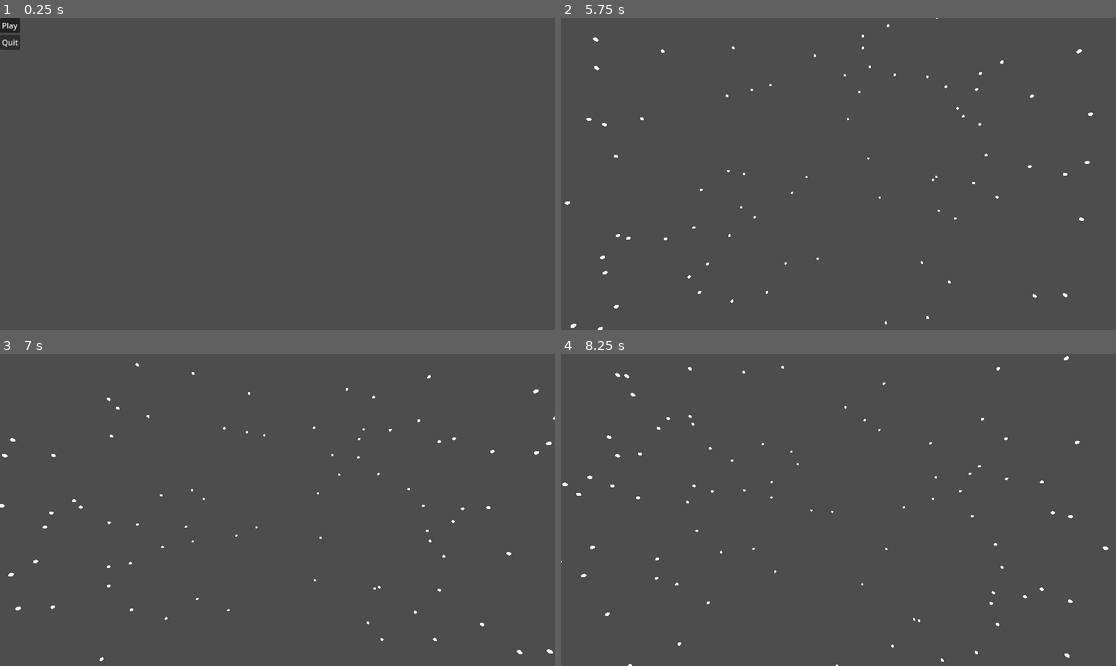
Above: before the commit, frames 1-4 (two rows, left to right).
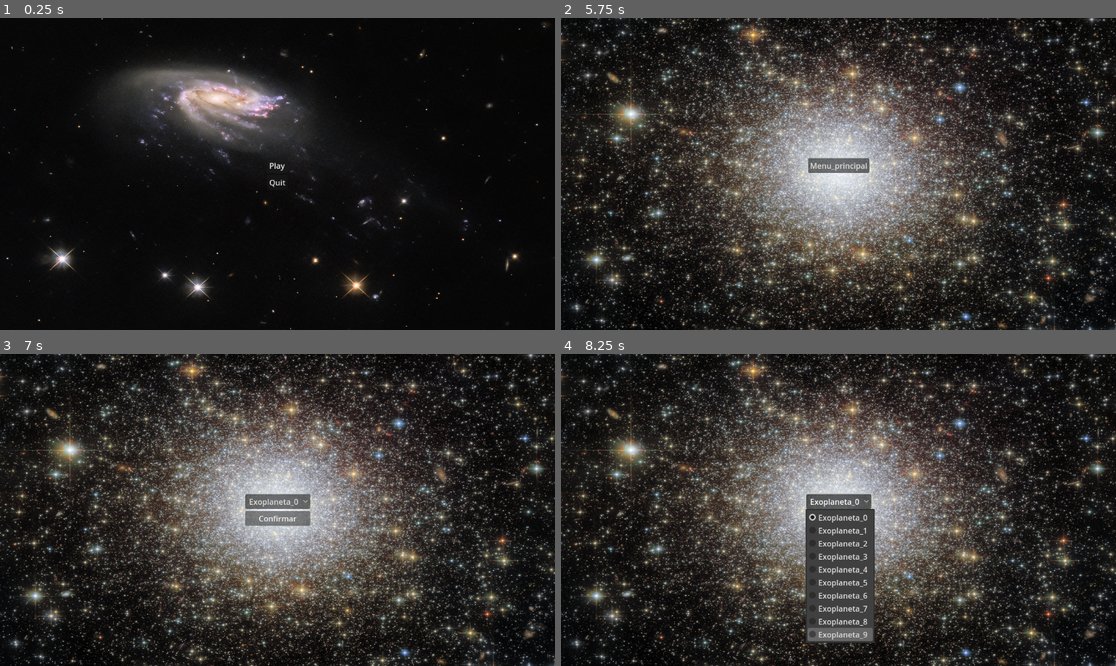
Above: after the commit, the same moments.

Repository: sergio2312/Exosky
Game: Godot game, scene res://Scenes/Menu.tscn
Two runs of this game, one before a commit and one after it. Both use one fixed random seed, a clock stepped at 60 frames per second and the inputs below.
Inputs (mouse positions are in pixels of both pictures, inside the frame that each line leads up to):
- Up to frame 1 (0.25 s): no input
- Up to frame 2 (5.75 s): click "Play" at 0.5 s; click "Confirmar" at 1.25 s; tap Enter at 2, 3.5, 5 s; move the mouse to (866, 174) at 2.02 s; hold Up (ui_up) from 2.03 s (still down); tap Space at 2.75, 4.25 s; move the mouse to (810, 174) at 2.77 s; move the mouse to (849, 167) at 3.52 s; move the mouse to (832, 180) at 4.27 s; move the mouse to (877, 177) at 5.02 s; tap Escape (ui_cancel) at 5.65 s
- Up to frame 3 (7 s): release Up (ui_up) at 5.75 s; click (277, 500) at 5.75 s, where only the run after the commit has a clickable "Menu_principal"; click (277, 500) at 6.5 s, where only the run after the commit has a clickable "Play"
- Up to frame 4 (8.25 s): click (838, 500) at 7.25 s, where only the run after the commit has a clickable "Exoplaneta_0"; tap Space at 8 s; move the mouse to (794, 506) at 8.02 s; hold Up (ui_up) from 8.03 s (still down)

The runs differ from the first frame. In frame 1, 97% of the frame differs, in the area x 0-100%, y 0-100%; in frame 2, 88%; in frame 3, 88%; in frame 4, 84%.

Commit message:
Music_and_backgroud

Diff:
--- a/Exosky/Scenes/Game3D.tscn
+++ b/Exosky/Scenes/Game3D.tscn
@@ -1,9 +1,11 @@
-[gd_scene load_steps=3 format=3 uid="uid://eadhxj3on3qx"]
+[gd_scene load_steps=4 format=3 uid="uid://eadhxj3on3qx"]
 
 [ext_resource type="Script" path="res://Scripts/StarManager.gd" id="1_16vrx"]
+[ext_resource type="Script" path="res://Scenes/exit_control.gd" id="1_yudjg"]
 [ext_resource type="PackedScene" uid="uid://bdudl3vickyag" path="res://Nodes/player.tscn" id="2_sbabl"]
 
 [node name="Game" type="Node3D"]
+script = ExtResource("1_yudjg")
 
 [node name="StarManager" type="Node" parent="."]
 script = ExtResource("1_16vrx")
--- a/Exosky/Scenes/Menu.tscn
+++ b/Exosky/Scenes/Menu.tscn
@@ -1,18 +1,40 @@
-[gd_scene load_steps=2 format=3 uid="uid://b65j7h3i7wv6w"]
+[gd_scene load_steps=3 format=3 uid="uid://b65j7h3i7wv6w"]
 
 [ext_resource type="Script" path="res://Scripts/menu.gd" id="1_vw3s4"]
+[ext_resource type="Texture2D" uid="uid://bhlbax46lmef4" path="res://Assets/fondos/53438375414_f278c91a2c_k.jpg" id="2_vhxs2"]
 
 [node name="MainMenu" type="Control"]
 layout_mode = 3
-anchors_preset = 0
-offset_right = 42.0
-offset_bottom = 66.0
+anchors_preset = 15
+anchor_right = 1.0
+anchor_bottom = 1.0
+grow_horizontal = 2
+grow_vertical = 2
 script = ExtResource("1_vw3s4")
 
+[node name="TextureRect" type="TextureRect" parent="."]
+layout_mode = 1
+anchors_preset = 15
+anchor_right = 1.0
+anchor_bottom = 1.0
+grow_horizontal = 2
+grow_vertical = 2
+texture = ExtResource("2_vhxs2")
+expand_mode = 2
+
 [node name="MarginContainer" type="MarginContainer" parent="."]
-layout_mode = 2
-offset_right = 42.0
-offset_bottom = 66.0
+layout_mode = 1
+anchors_preset = 8
+anchor_left = 0.5
+anchor_top = 0.5
+anchor_right = 0.5
+anchor_bottom = 0.5
+offset_left = -21.0
+offset_top = -33.0
+offset_right = 21.0
+offset_bottom = 33.0
+grow_horizontal = 2
+grow_vertical = 2
 
 [node name="VBoxContainer" type="VBoxContainer" parent="MarginContainer"]
 layout_mode = 2
--- a/Exosky/Scenes/Menu_select_exoplanet.tscn
+++ b/Exosky/Scenes/Menu_select_exoplanet.tscn
@@ -1,19 +1,41 @@
-[gd_scene load_steps=3 format=3 uid="uid://ppb0m7n77oh0"]
+[gd_scene load_steps=4 format=3 uid="uid://ppb0m7n77oh0"]
 
 [ext_resource type="Script" path="res://Scripts/selection_menu.gd" id="1_f1627"]
+[ext_resource type="Texture2D" uid="uid://idaq2ujrsrc3" path="res://Assets/fondos/53433167407_4faf9dcc68_k.jpg" id="2_5chl7"]
 [ext_resource type="PackedScene" uid="uid://0okpb5mcyfec" path="res://Nodes/option_button.tscn" id="2_bll4y"]
 
 [node name="SelectionMenu" type="Control"]
 layout_mode = 3
-anchors_preset = 0
-offset_right = 42.0
-offset_bottom = 66.0
+anchors_preset = 15
+anchor_right = 1.0
+anchor_bottom = 1.0
+grow_horizontal = 2
+grow_vertical = 2
 script = ExtResource("1_f1627")
 
+[node name="TextureRect" type="TextureRect" parent="."]
+layout_mode = 1
+anchors_preset = 15
+anchor_right = 1.0
+anchor_bottom = 1.0
+grow_horizontal = 2
+grow_vertical = 2
+texture = ExtResource("2_5chl7")
+expand_mode = 2
+
 [node name="MarginContainer" type="MarginContainer" parent="."]
-layout_mode = 2
-offset_right = 42.0
-offset_bottom = 66.0
+layout_mode = 1
+anchors_preset = 8
+anchor_left = 0.5
+anchor_top = 0.5
+anchor_right = 0.5
+anchor_bottom = 0.5
+offset_left = -43.5
+offset_top = -33.0
+offset_right = 43.5
+offset_bottom = 33.0
+grow_horizontal = 2
+grow_vertical = 2
 
 [node name="VBoxContainer" type="VBoxContainer" parent="MarginContainer"]
 layout_mode = 2
--- /dev/null
+++ b/Exosky/Scenes/Music.tscn
@@ -0,0 +1,10 @@
+[gd_scene load_steps=2 format=3 uid="uid://kteaojmqony2"]
+
+[ext_resource type="AudioStream" uid="uid://80r2i724mefu" path="res://Assets/audio/A Beautiful Day.mp3" id="1_unrim"]
+
+[node name="Music" type="Node"]
+
+[node name="AudioStreamPlayer" type="AudioStreamPlayer" parent="."]
+stream = ExtResource("1_unrim")
+volume_db = -10.306
+autoplay = true
--- /dev/null
+++ b/Exosky/Scenes/exit_control.gd
@@ -0,0 +1,13 @@
+extends Node3D
+
+
+# Called when the node enters the scene tree for the first time.
+func _ready() -> void:
+    pass # Replace with function body.
+
+
+# Called every frame. 'delta' is the elapsed time since the previous frame.
+func _process(delta: float) -> void:
+    if Input.is_action_just_pressed("ui_cancel"):
+        Input.set_mouse_mode(Input.MOUSE_MODE_VISIBLE)
+        get_tree().change_scene_to_file("res://Scenes/menu_pause.tscn")
--- /dev/null
+++ b/Exosky/Scenes/menu_pause.gd
@@ -0,0 +1,16 @@
+extends Control
+
+
+# Called when the node enters the scene tree for the first time.
+func _ready() -> void:
+    pass # Replace with function body.
+
+
+# Called every frame. 'delta' is the elapsed time since the previous frame.
+func _process(delta: float) -> void:
+    if Input.is_action_just_pressed("ui_cancel"):
+        print("PULSA ESC")
+
+
+func _on_button_pressed() -> void:
+    get_tree().change_scene_to_file("res://Scenes/Menu.tscn")
--- /dev/null
+++ b/Exosky/Scenes/menu_pause.tscn
@@ -0,0 +1,46 @@
+[gd_scene load_steps=3 format=3 uid="uid://dpdh8ptdtvhyk"]
+
+[ext_resource type="Script" path="res://Scenes/menu_pause.gd" id="1_qr1hl"]
+[ext_resource type="Texture2D" uid="uid://idaq2ujrsrc3" path="res://Assets/fondos/53433167407_4faf9dcc68_k.jpg" id="2_xml5k"]
+
+[node name="Pause_menu" type="Control"]
+layout_mode = 3
+anchors_preset = 15
+anchor_right = 1.0
+anchor_bottom = 1.0
+grow_horizontal = 2
+grow_vertical = 2
+script = ExtResource("1_qr1hl")
+
+[node name="TextureRect" type="TextureRect" parent="."]
+layout_mode = 1
+anchors_preset = 15
+anchor_right = 1.0
+anchor_bottom = 1.0
+grow_horizontal = 2
+grow_vertical = 2
+texture = ExtResource("2_xml5k")
+expand_mode = 2
+
+[node name="MarginContainer" type="MarginContainer" parent="."]
+layout_mode = 1
+anchors_preset = 8
+anchor_left = 0.5
+anchor_top = 0.5
+anchor_right = 0.5
+anchor_bottom = 0.5
+offset_left = -63.5
+offset_top = -33.0
+offset_right = 63.5
+offset_bottom = 33.0
+grow_horizontal = 2
+grow_vertical = 2
+
+[node name="VBoxContainer" type="VBoxContainer" parent="MarginContainer"]
+layout_mode = 2
+
+[node name="Button" type="Button" parent="MarginContainer/VBoxContainer"]
+layout_mode = 2
+text = "Menu_principal"
+
+[connection signal="pressed" from="MarginContainer/VBoxContainer/Button" to="." method="_on_button_pressed"]
--- a/Exosky/Scripts/StarManager.gd
+++ b/Exosky/Scripts/StarManager.gd
@@ -27,3 +27,8 @@
         x.position=currentStar.pos*100
         print(x.position)
         $".".add_child(x)
+
+
+
+func _on_button_pressed() -> void:
+    get_tree().quit()
--- a/Exosky/project.godot
+++ b/Exosky/project.godot
@@ -14,3 +14,7 @@
 run/main_scene="res://Scenes/Menu.tscn"
 config/features=PackedStringArray("4.3", "Forward Plus")
 config/icon="res://icon.svg"
+
+[autoload]
+
+Music="*res://Scenes/Music.tscn"
Not shown, added: Exosky/Assets/audio/A Beautiful Day.mp3.import
Binary file added: Exosky/Assets/fondos/52515250436_4618b5216e_k.jpg
Not shown, added: Exosky/Assets/fondos/52515250436_4618b5216e_k.jpg.import
Binary file added: Exosky/Assets/fondos/53433167407_4faf9dcc68_k.jpg
Not shown, added: Exosky/Assets/fondos/53433167407_4faf9dcc68_k.jpg.import
Binary file added: Exosky/Assets/fondos/53438375414_f278c91a2c_k.jpg
Not shown, added: Exosky/Assets/fondos/53438375414_f278c91a2c_k.jpg.import
Not shown: 1 places in Exosky/Scenes/option_button.tscn that only renumber resources
Not shown, added: Exosky/Assets/audio/A Beautiful Day.mp3
